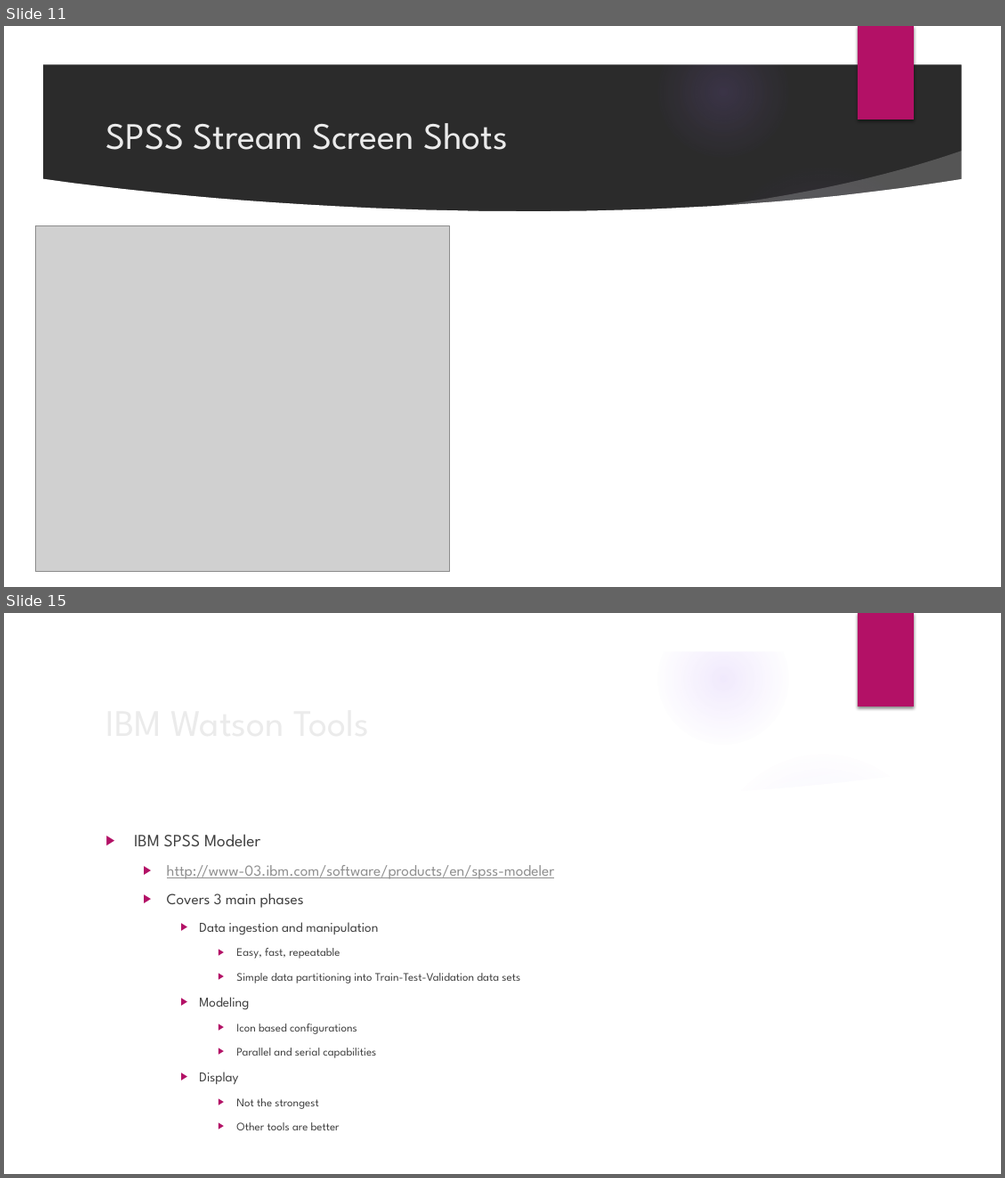
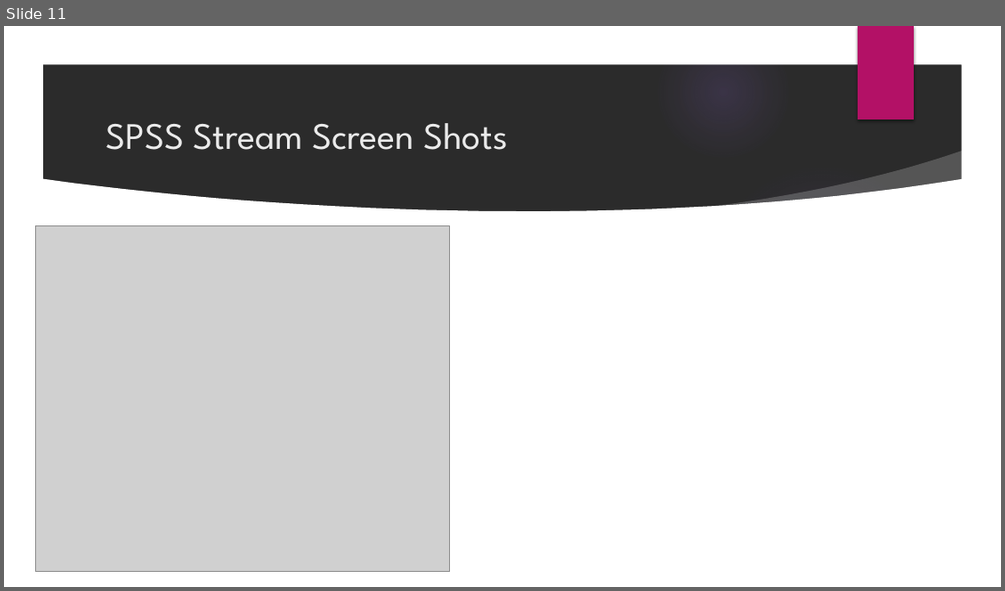
Before and after one commit to GregSimpson/SupportVectorMachine-CancerClassification, a slide deck: docs/gsimpson-CapstonePresentation.pptx. Shown one above the other, each under a label of ours: slides 11 and 15 before the commit, slide 11 after it; the slides between them are not shown. The pictures are 1005x1178 and 1005x591 pixels, drawn with LibreOffice and Linux fonts; fonts in the diff are those of the drawing; grey boxes stand for pictures; background and template pictures are left out; a plain dark background stands for a picture behind light text. Boxes give left, top, right and bottom in pixels: in the first picture for what was removed or moved away, otherwise in the second. Text is boxed around its words. In the diff, an @@ line names an element or a change of style, - is before the commit and + after.

```diff
--- a/docs/gsimpson-CapstonePresentation.pptx
+++ b/docs/gsimpson-CapstonePresentation.pptx
@@ slide 15 removed at (4,613,1001,1174), background picture (left out); not listed: 9 template elements that a slide beside it also shows @@
@@ text removed at (134,834,555,1109) @@
-▶ IBM SPSS Modeler
-  ▶ http://www-03.ibm.com/software/products/en/spss-modeler
-  ▶ Covers 3 main phases
-    ▶ Data ingestion and manipulation
-      ▶ Easy, fast, repeatable
-      ▶ Simple data partitioning into Train-Test-Validation data sets
-    ▶ Modeling
-      ▶ Icon based configurations
-      ▶ Parallel and serial capabilities
-    ▶ Display
-      ▶ Not the strongest
-      ▶ Other tools are better
@@ title removed at (267,1122,290,1130) @@
-IBM Watson Tools
```
Also in this commit, not shown: 9 slides changed, 1 other slide removed, 1 other file.
